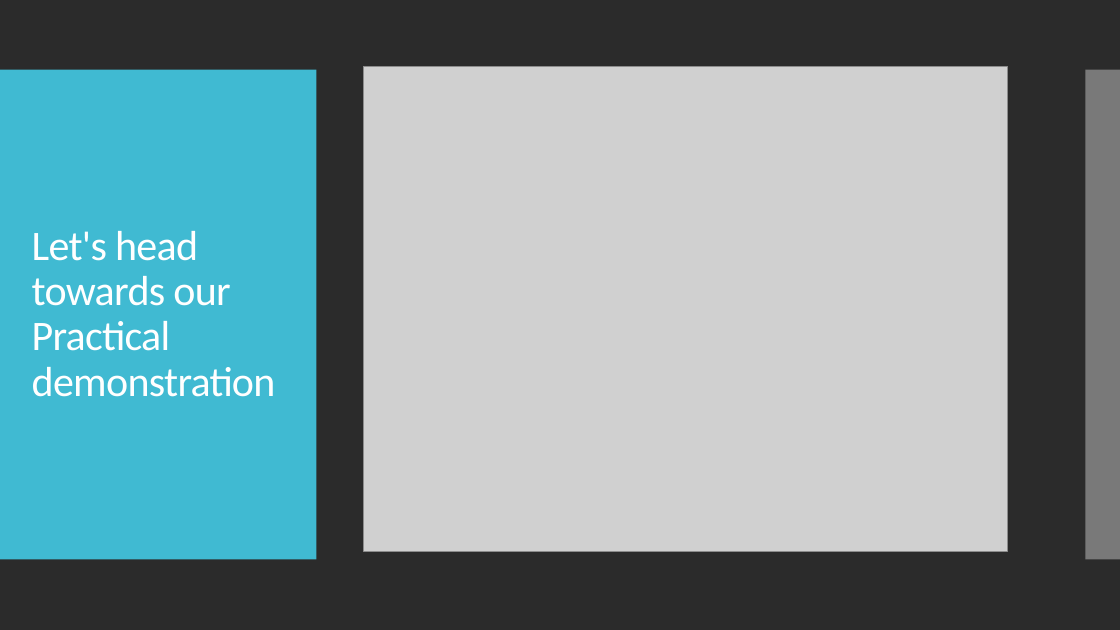
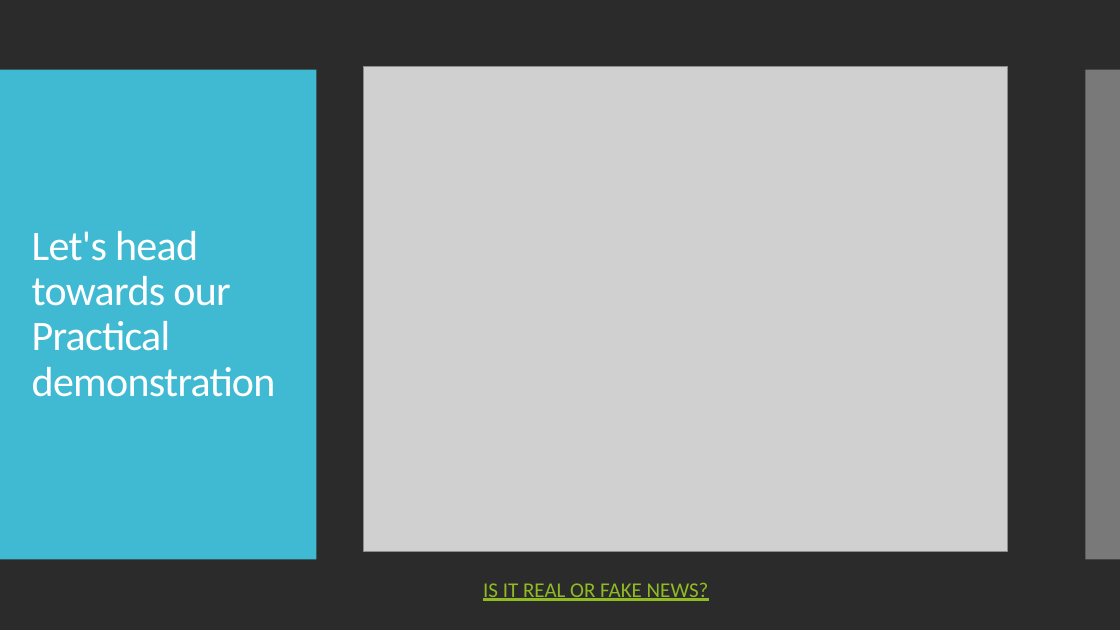
Before and after one commit to matthewbelevski/project-3, a slide deck: slide 12 of Project 3 - Final Presentation.pptx. Drawn at 1120x630 pixels with LibreOffice and Linux fonts; fonts in the diff are those of the drawing; grey boxes stand for pictures; background and template pictures are left out; a plain dark background stands for a picture behind light text. Boxes give left, top, right and bottom in pixels: in the first picture for what was removed or moved away, otherwise in the second. Text is boxed around its words. In the diff, an @@ line names an element or a change of style, - is before the commit and + after.

```diff
--- a/Project 3 - Final Presentation.pptx
+++ b/Project 3 - Final Presentation.pptx
@@ text added at [483, 582, 709, 601], 18 pt, text #90BB23, underline @@
+IS IT REAL OR FAKE NEWS?
```
Also in this commit, not shown: 2 other slides changed.
